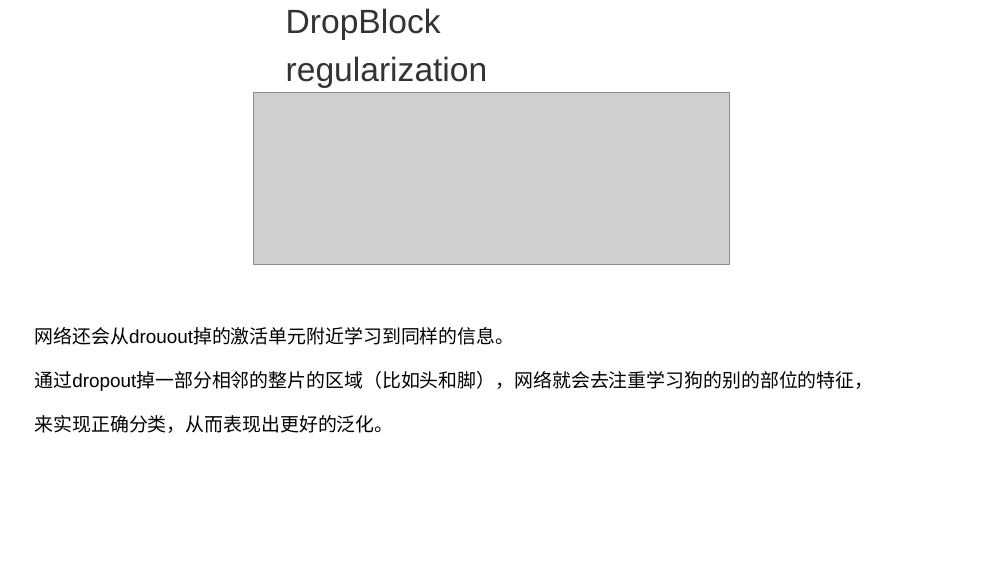
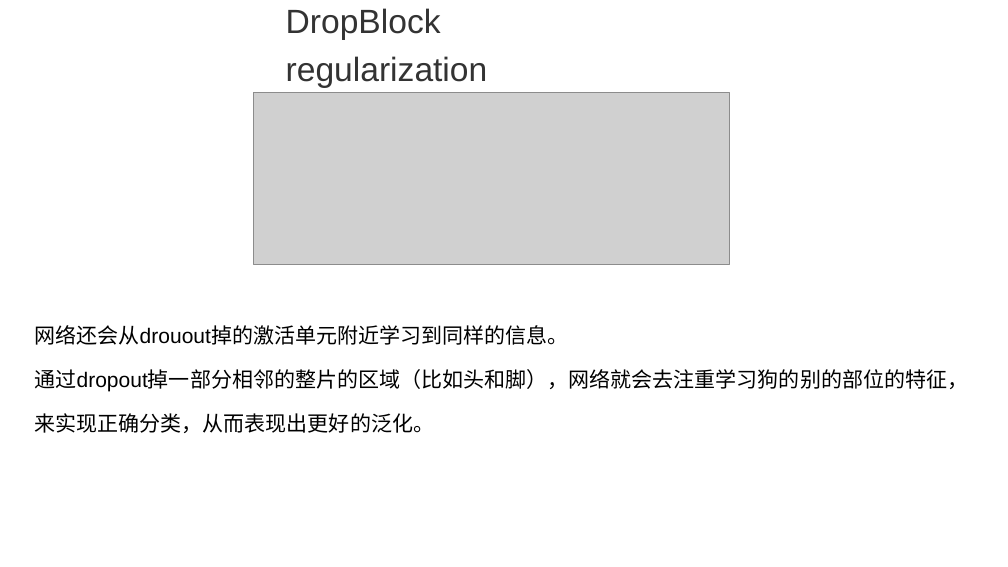
Before and after one commit to Adnios/DVS-gesture_recognition, a slide deck: slide 8 of tracking/YOLOv4.pptx (slide 7 before the commit). Drawn at 1008x567 pixels with LibreOffice and Linux fonts; fonts in the diff are those of the drawing; grey boxes stand for pictures. Boxes give left, top, right and bottom in pixels: in the first picture for what was removed or moved away, otherwise in the second. Text is boxed around its words. In the diff, an @@ line names an element or a change of style, - is before the commit and + after.

```diff
--- a/tracking/YOLOv4.pptx
+++ b/tracking/YOLOv4.pptx
@@ text "网络还会从drouout掉的激活单元附近学习到同样的信息。" at (35, 325, 969, 433): size 18 to 20 pt @@
```
Also in this commit, not shown: 4 other slides changed, 10 slides added, 1 slide removed, 11 other files.
